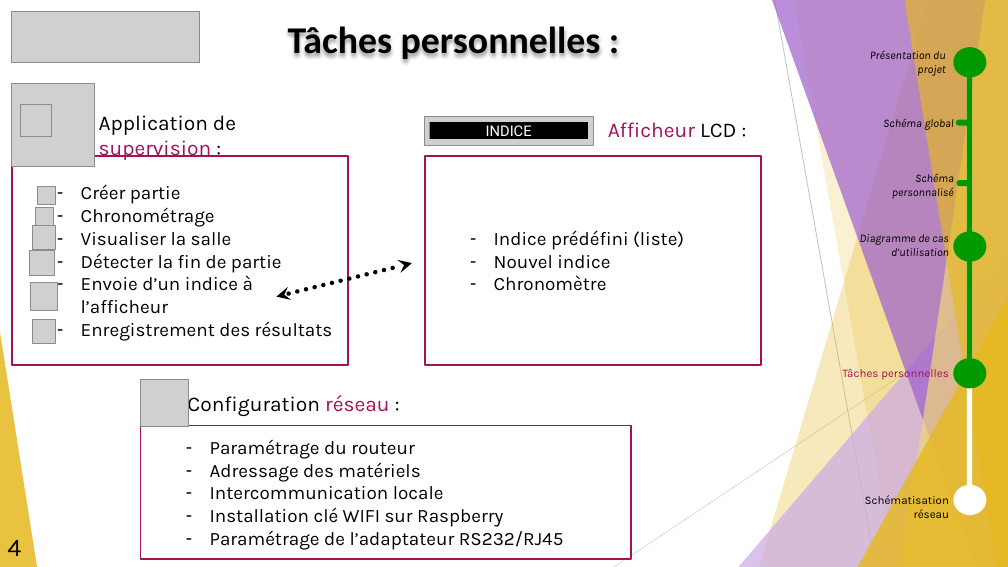
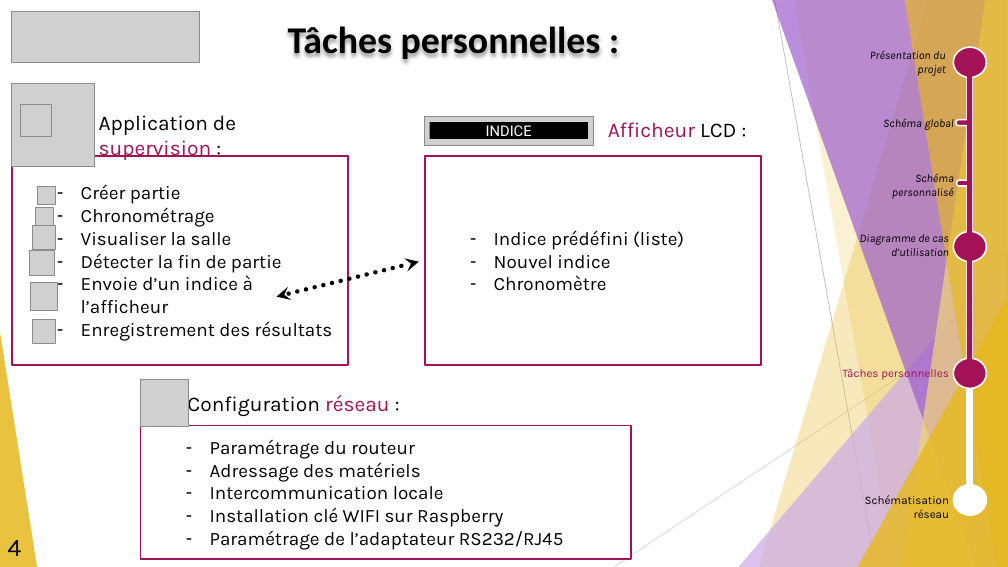
Before and after one commit to GuiguiMvn/Systeme-Escape-Game-Telethon, a slide deck: slide 6 of Nathan/Compte-rendus/REVUE-R1-GUIGAND-SFL6.pptx. Drawn at 1008x567 pixels with LibreOffice and Linux fonts; fonts in the diff are those of the drawing; grey boxes stand for pictures. Boxes give left, top, right and bottom in pixels: in the first picture for what was removed or moved away, otherwise in the second. Text is boxed around its words. In the diff, an @@ line names an element or a change of style, - is before the commit and + after.

```diff
--- a/Nathan/Compte-rendus/REVUE-R1-GUIGAND-SFL6.pptx
+++ b/Nathan/Compte-rendus/REVUE-R1-GUIGAND-SFL6.pptx
@@ rectangle at (967, 55, 972, 515): outline none to #FFFFFF 1.5 pt @@
@@ rectangle at (967, 52, 972, 384): fill #009900 to #A31257 @@
@@ fill #009900 to #A31257; outline none to #FFFFFF 1.5 pt in 5 elements at (954, 47, 987, 77), (954, 231, 987, 262), (954, 358, 987, 389), (956, 119, 972, 126), (957, 180, 972, 186) @@
@@ double arrow moved from (277, 296) - (412, 263) to (277, 296) - (419, 262) @@
```
Also in this commit, not shown: 5 other slides changed, 1 other file.
